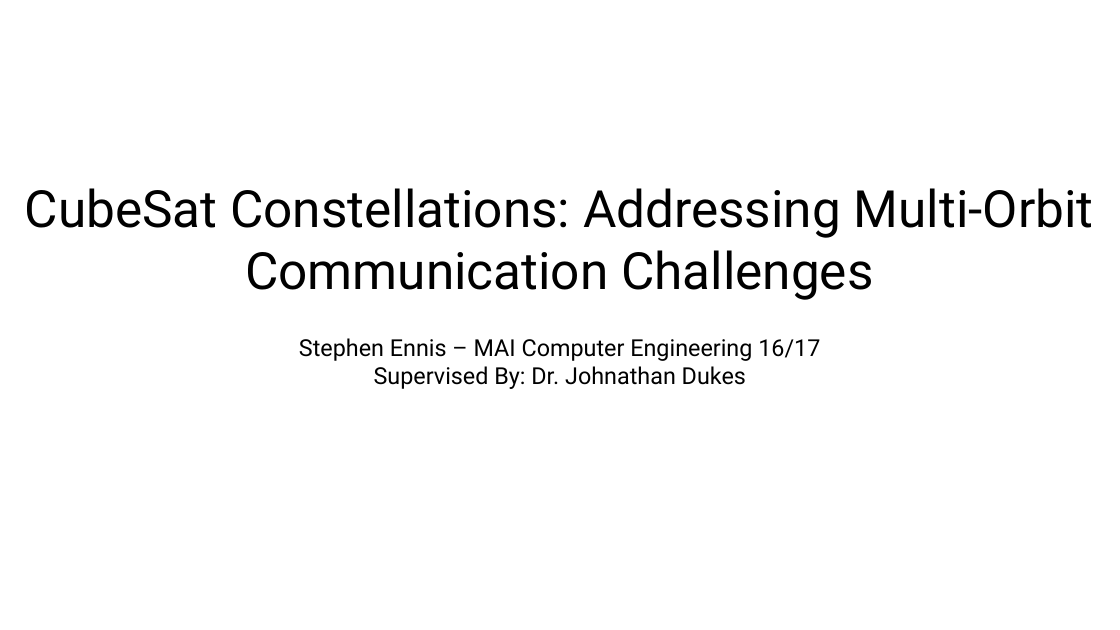
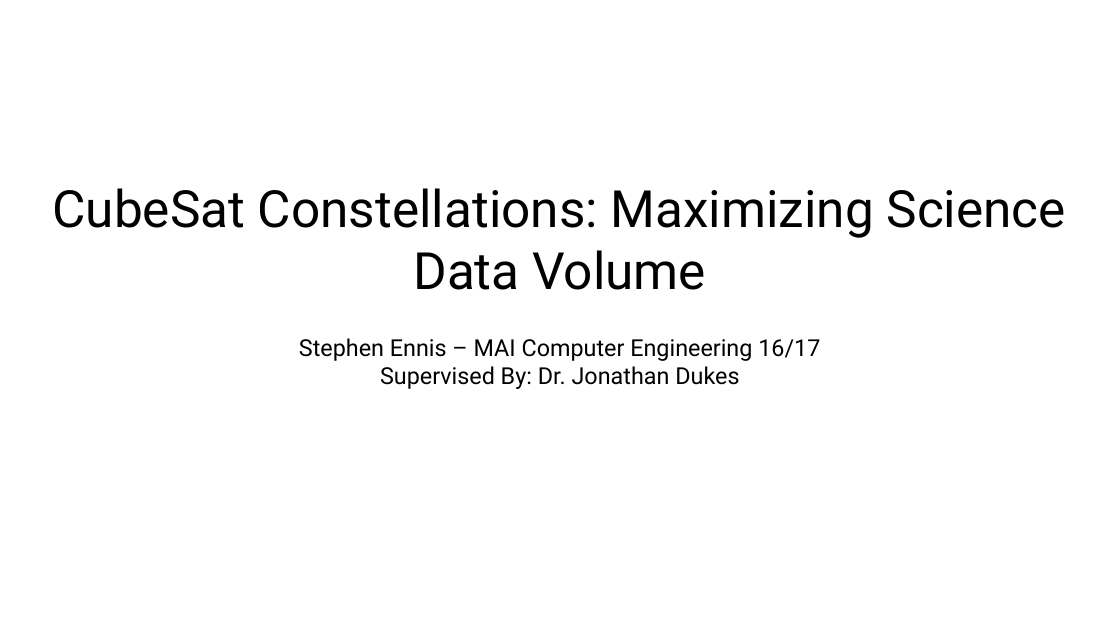
Before and after one commit to StarStuffSteve/masters-research-project, a slide deck: slide 1 of Proposal/Revised Research Proposal - Draft.pptx. Drawn at 1120x630 pixels with LibreOffice and Linux fonts; fonts in the diff are those of the drawing; background and template pictures are left out. Boxes give left, top, right and bottom in pixels: in the first picture for what was removed or moved away, otherwise in the second. Text is boxed around its words. In the diff, an @@ line names an element or a change of style, - is before the commit and + after.

```diff
--- a/Proposal/Revised Research Proposal - Draft.pptx
+++ b/Proposal/Revised Research Proposal - Draft.pptx
@@ text at (52, 188, 1066, 290): text changed @@
-CubeSat Constellations: Addressing Multi-Orbit Communication Challenges
+CubeSat Constellations: Maximizing Science Data Volume
@@ text at (380, 366, 739, 389): text changed @@
-Supervised By: Dr. Johnathan Dukes
+Supervised By: Dr. Jonathan Dukes
```
Also in this commit, not shown: 4 other slides changed, 2 slides added, 1 slide removed.
